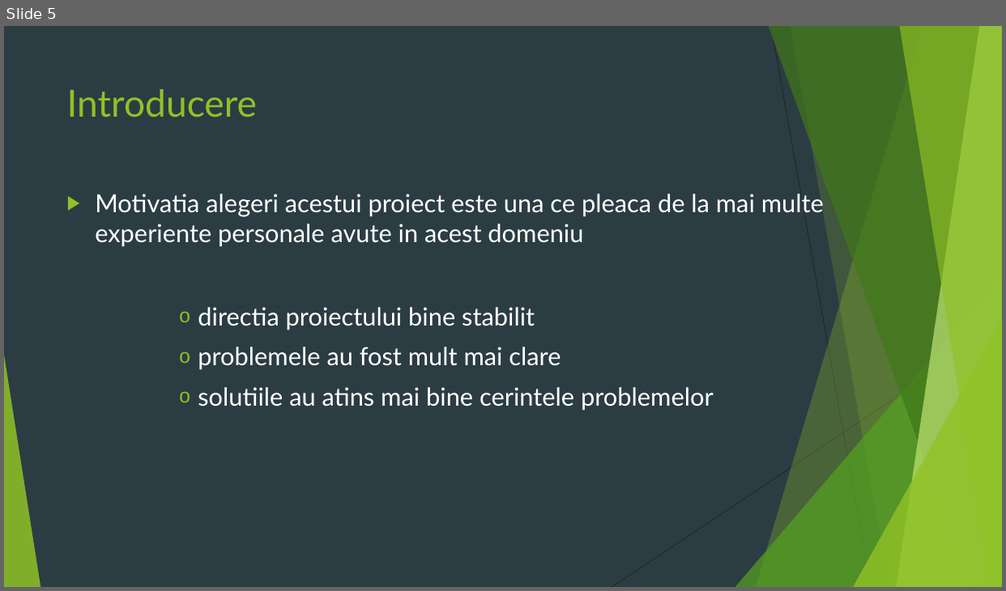
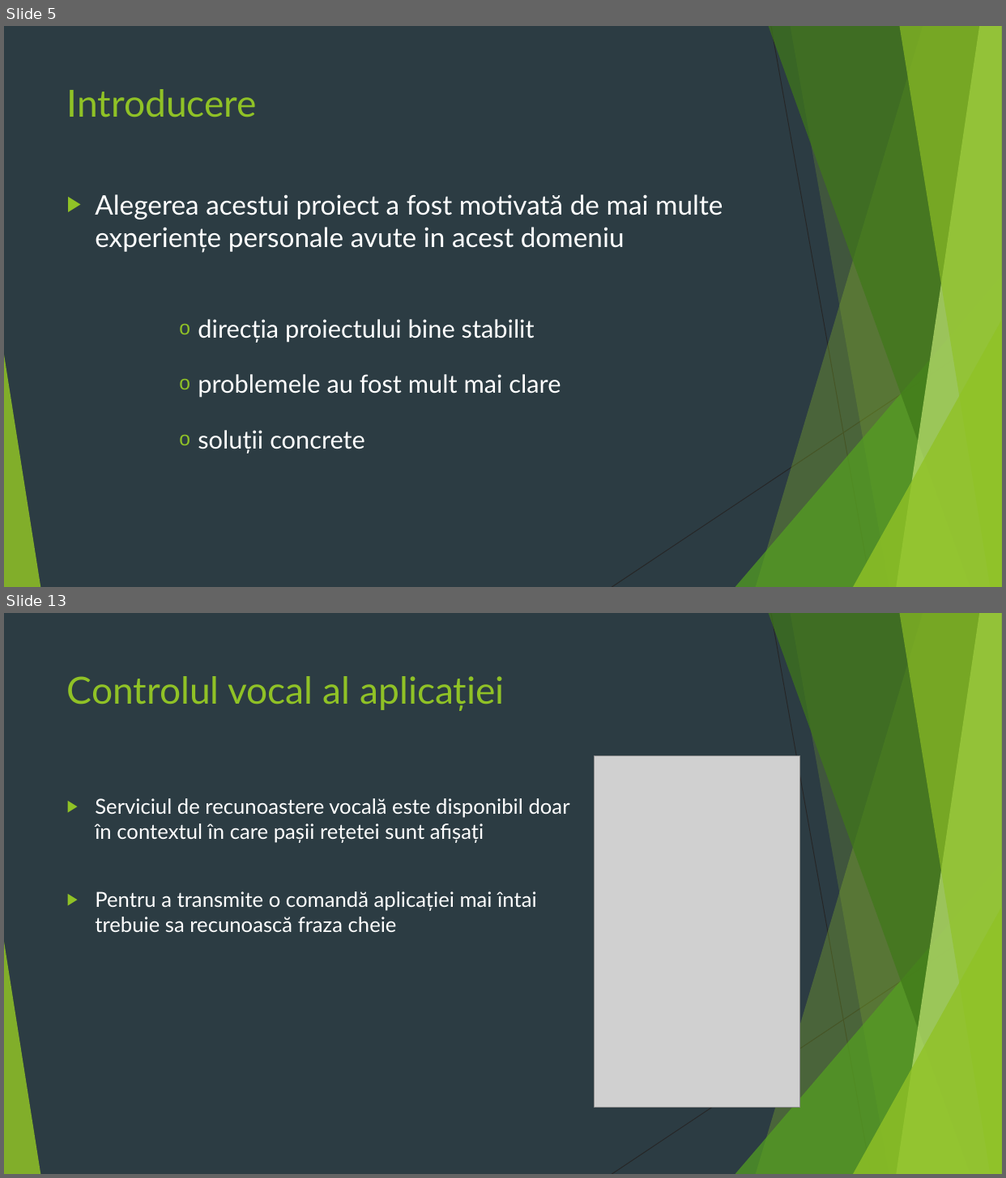
Before and after one commit to Samiicu/lucrareLicentaInformatica2020, a slide deck: Licenta2020BocicuSamuelEmanuel/prezentareLicenta.pptx. Shown one above the other, each under a label of ours: slide 5 before the commit, slides 5 and 13 after it; the slides between them are not shown. The pictures are 1006x591 and 1006x1178 pixels, drawn with LibreOffice and Linux fonts; fonts in the diff are those of the drawing; grey boxes stand for pictures. Boxes give left, top, right and bottom in pixels: in the first picture for what was removed or moved away, otherwise in the second. Text is boxed around its words. In the diff, an @@ line names an element or a change of style, - is before the commit and + after.

```diff
--- a/Licenta2020BocicuSamuelEmanuel/prezentareLicenta.pptx
+++ b/Licenta2020BocicuSamuelEmanuel/prezentareLicenta.pptx
@@ slide 13 added at bbox=[4, 613, 1002, 1174], background #2C3C43; not listed: 10 template elements that a slide beside it also shows @@
@@ title added at bbox=[67, 676, 505, 711], 36 pt, text #90C226 @@
+Controlul vocal al aplicației
@@ picture added at bbox=[594, 756, 799, 1108] @@
@@ text added at bbox=[95, 798, 570, 932], 20 pt, text #FFFFFF @@
+▶ Serviciul de recunoastere vocală este disponibil doar în contextul în care pașii rețetei sunt afișați
+▶ Pentru a transmite o comandă aplicației mai întai trebuie sa recunoască fraza cheie
@@ slide 5 changed as well @@
@@ text at bbox=[95, 194, 722, 343]: text changed; size 24 to 26 pt @@
-▶ Motivatia alegeri acestui proiect este una ce pleaca de la mai multe experiente personale avute in acest domeniu
-      o directia proiectului bine stabilit
+▶ Alegerea acestui proiect a fost motivată de mai multe experiențe personale avute in acest domeniu
+      o direcția proiectului bine stabilit
@@ text at bbox=[198, 374, 560, 398]: line spacing 1 to 1.5 @@
@@ text at bbox=[198, 430, 365, 454]: text changed @@
-      o solutiile au atins mai bine cerintele problemelor
+      o soluții concrete
```
Also in this commit, not shown: 9 other slides changed, 22 other slides added, 1 slide removed.
